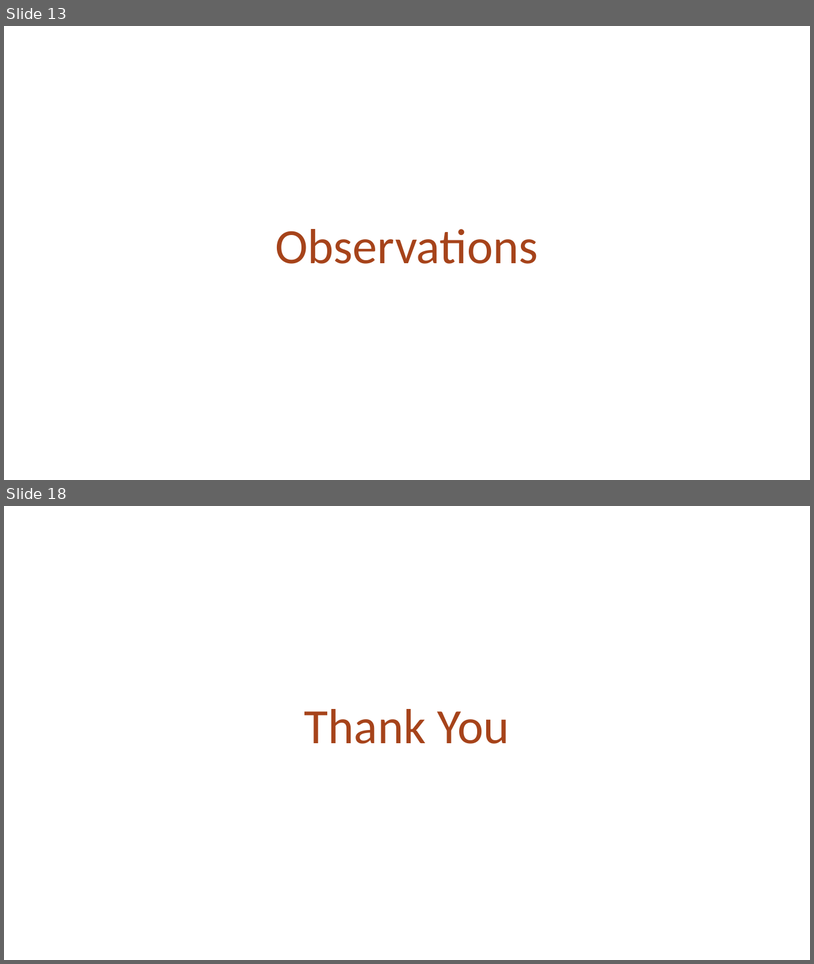
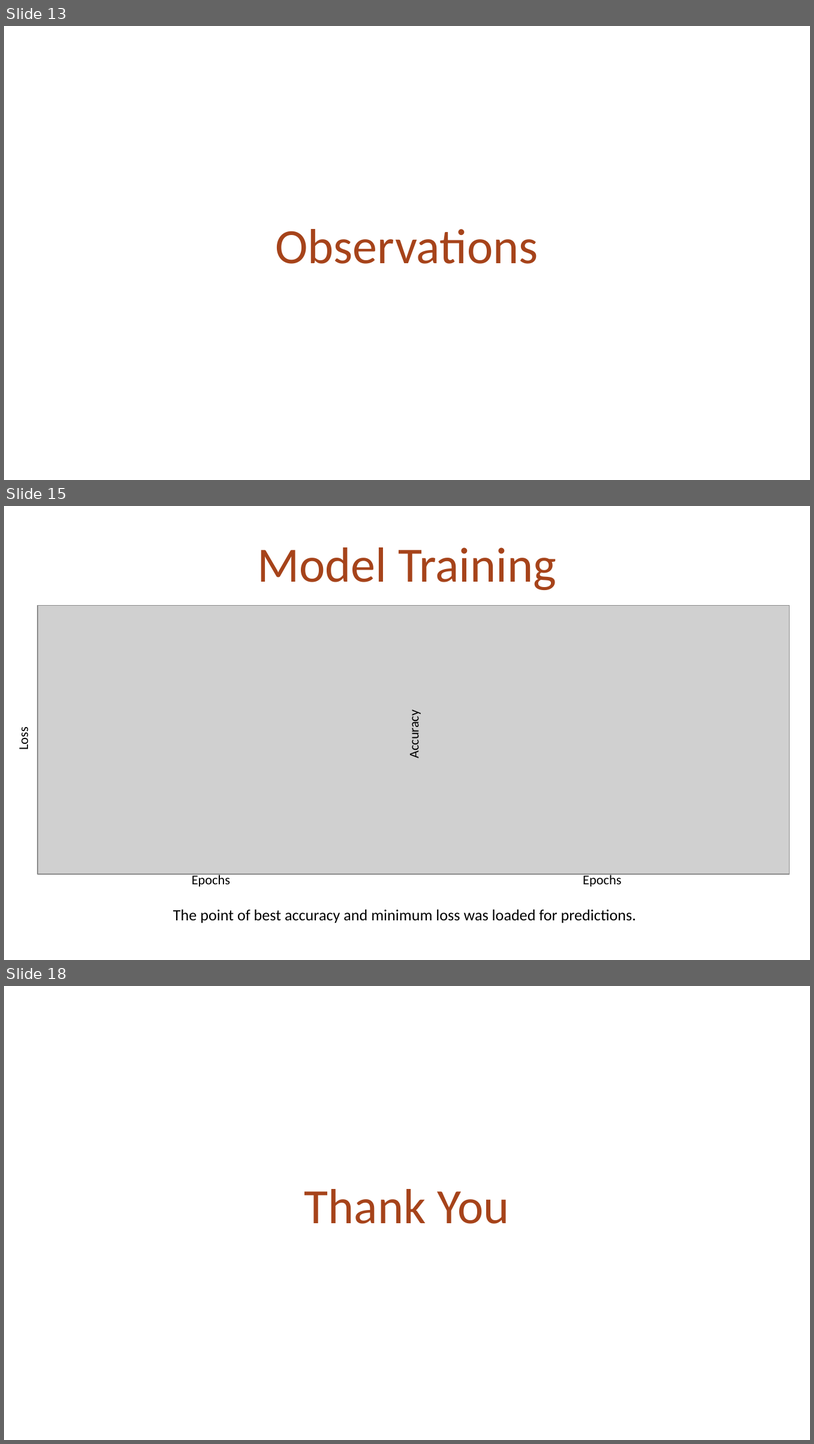
Before and after one commit to vaibhagarwal/Projects, a slide deck: Image_Classifcation_keras/Malaria_prediction_Presentation.pptx. Shown one above the other, each under a label of ours: slides 13 and 18 before the commit, slides 13, 15 and 18 after it; the slides between them are not shown. The pictures are 814x964 and 814x1444 pixels, drawn with LibreOffice and Linux fonts; fonts in the diff are those of the drawing; grey boxes stand for pictures. Boxes give left, top, right and bottom in pixels: in the first picture for what was removed or moved away, otherwise in the second. Text is boxed around its words. In the diff, an @@ line names an element or a change of style, - is before the commit and + after.

```diff
--- a/Image_Classifcation_keras/Malaria_prediction_Presentation.pptx
+++ b/Image_Classifcation_keras/Malaria_prediction_Presentation.pptx
@@ slide 15 added at [4,506,810,960], background #FFFFFF @@
@@ title added at [257,547,557,590], 44 pt, text #A6431A @@
+Model Training
@@ picture added at [38,605,790,874] @@
@@ text added at [406,714,422,757], 12 pt, text #000000 @@
+Accuracy
@@ text added at [15,729,32,749], 12 pt, text #000000 @@
+Loss
@@ text added at [192,873,230,886], 12 pt, text #000000 @@
+Epochs
@@ text added at [583,873,621,886], 12 pt, text #000000 @@
+Epochs
@@ text added at [173,909,636,923], 14 pt, text #000000 @@
+The point of best accuracy and minimum loss was loaded for predictions.
```
Also in this commit, not shown: 9 slides changed, 1 slide removed, 1 other file.
